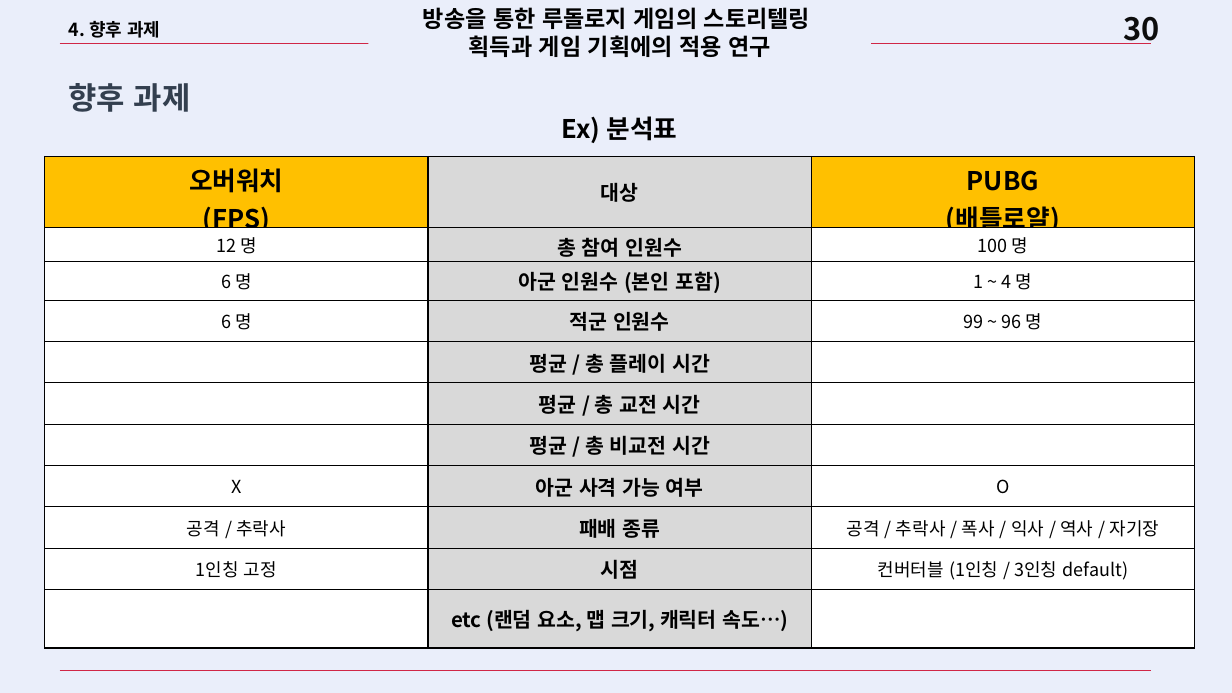
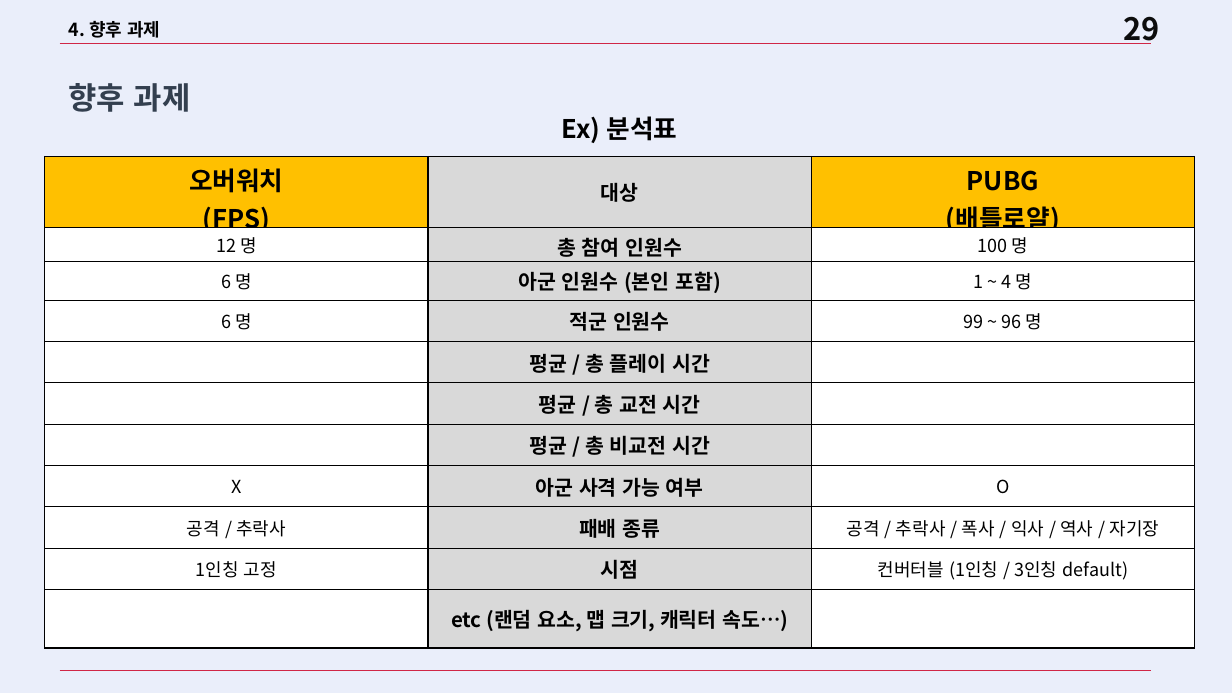
Before and after one commit to Bumizi/Thesis, a slide deck: slide 29 of 학회 제출본/게임 및 영상 분석 작업/5. 타 장르 분석/2. 시트지 기반 분석 PPT/200724_하계특훈_PUBG&차이점분석방법.pptx (slide 30 before the commit). Drawn at 1232x693 pixels with LibreOffice and Linux fonts; fonts in the diff are those of the drawing. Boxes give left, top, right and bottom in pixels: in the first picture for what was removed or moved away, otherwise in the second. Text is boxed around its words. In the diff, an @@ line names an element or a change of style, - is before the commit and + after.

```diff
--- a/학회 제출본/게임 및 영상 분석 작업/5. 타 장르 분석/2. 시트지 기반 분석 PPT/200724_하계특훈_PUBG&차이점분석방법.pptx
+++ b/학회 제출본/게임 및 영상 분석 작업/5. 타 장르 분석/2. 시트지 기반 분석 PPT/200724_하계특훈_PUBG&차이점분석방법.pptx
@@ text removed at bbox=[423, 7, 810, 57] @@
-방송을 통한 루돌로지 게임의 스토리텔링
-획득과 게임 기획에의 적용 연구
@@ page number at bbox=[1123, 16, 1159, 44]: text changed @@
-30
+29
```
Also in this commit, not shown: 28 other slides changed, 3 slides removed, 18 other files.
